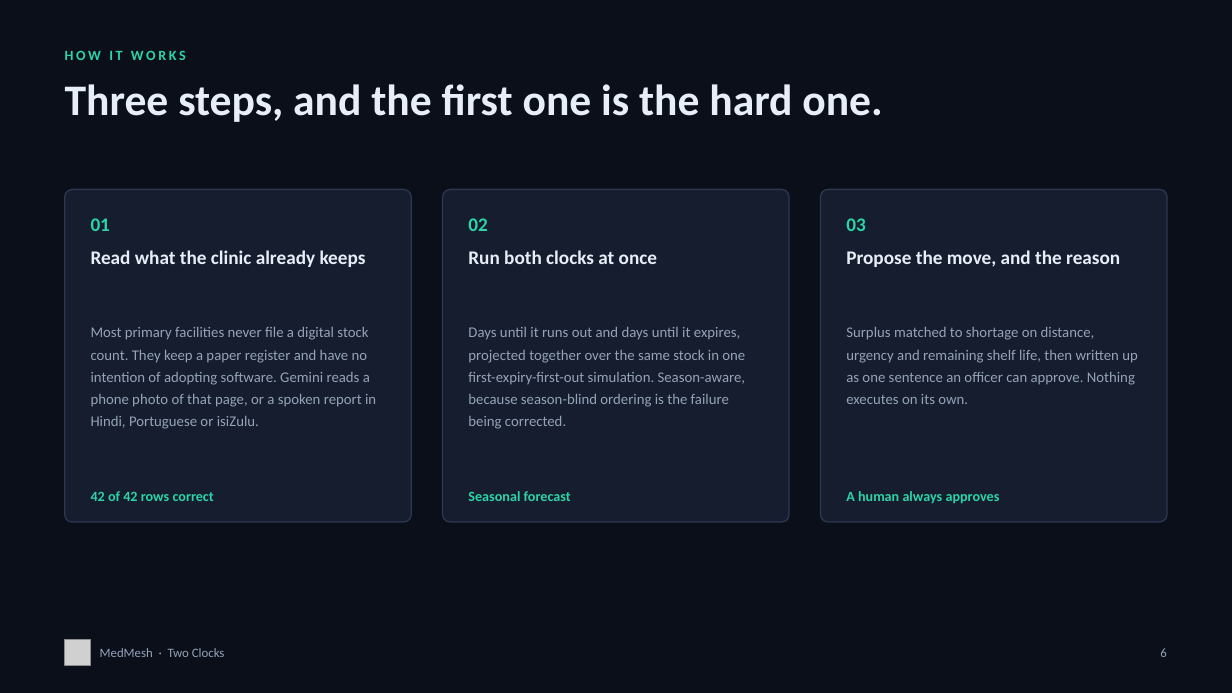
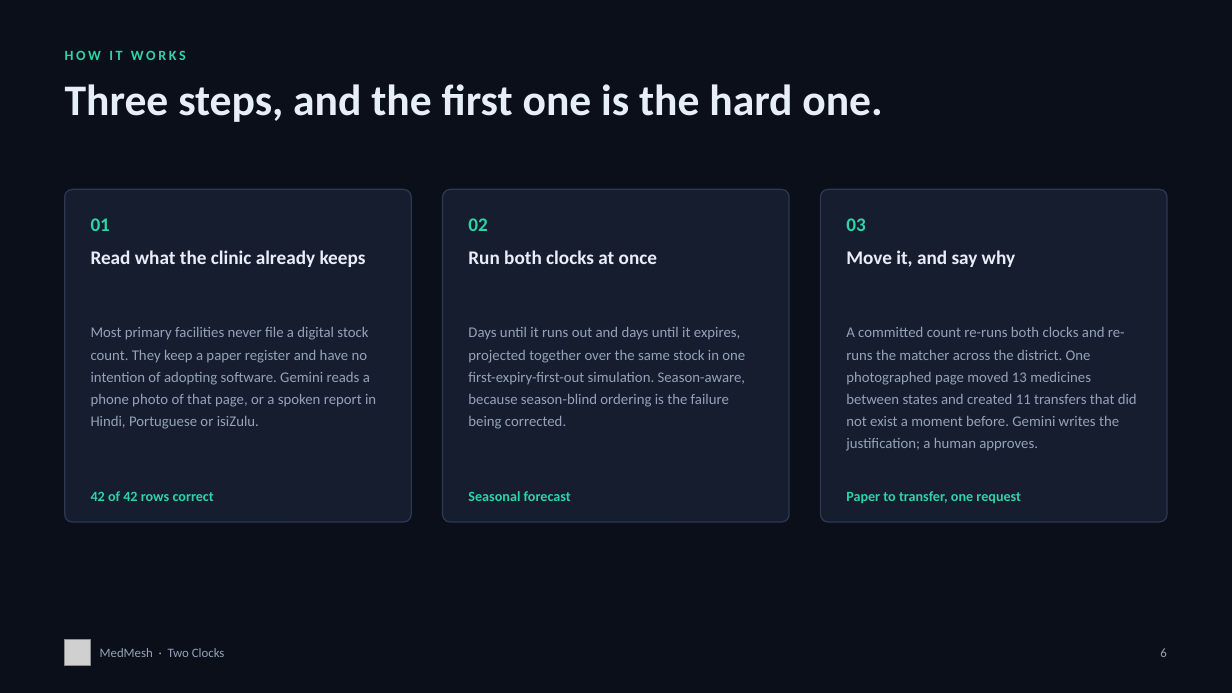
Before and after one commit to Baralashutosh/GOOGLE-HACKATHON, a slide deck: slide 6 of pitch/MedMesh-TwoClocks.pptx. Drawn at 1232x693 pixels with LibreOffice and Linux fonts; fonts in the diff are those of the drawing; grey boxes stand for pictures. Boxes give left, top, right and bottom in pixels: in the first picture for what was removed or moved away, otherwise in the second. Text is boxed around its words. In the diff, an @@ line names an element or a change of style, - is before the commit and + after.

```diff
--- a/pitch/MedMesh-TwoClocks.pptx
+++ b/pitch/MedMesh-TwoClocks.pptx
@@ text at [846, 250, 1015, 267]: text changed @@
-Propose the move, and the reason
+Move it, and say why
@@ text at [846, 327, 1137, 451]: text changed @@
-Surplus matched to shortage on distance, urgency and remaining shelf life, then written up as one sentence an officer can approve. Nothing executes on its own.
+A committed count re-runs both clocks and re-runs the matcher across the district. One photographed page moved 13 medicines between states and created 11 transfers that did not exist a moment before. Gemini writes the justification; a human approves.
@@ text at [846, 491, 1021, 503]: text changed @@
-A human always approves
+Paper to transfer, one request
```
Also in this commit, not shown: 1 other slide changed, 1 other file.
